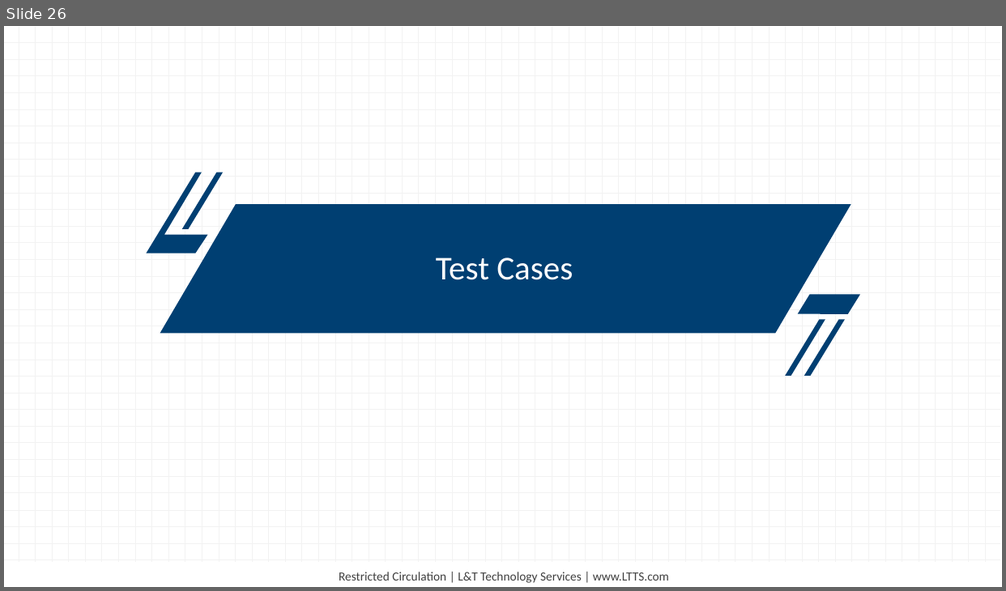
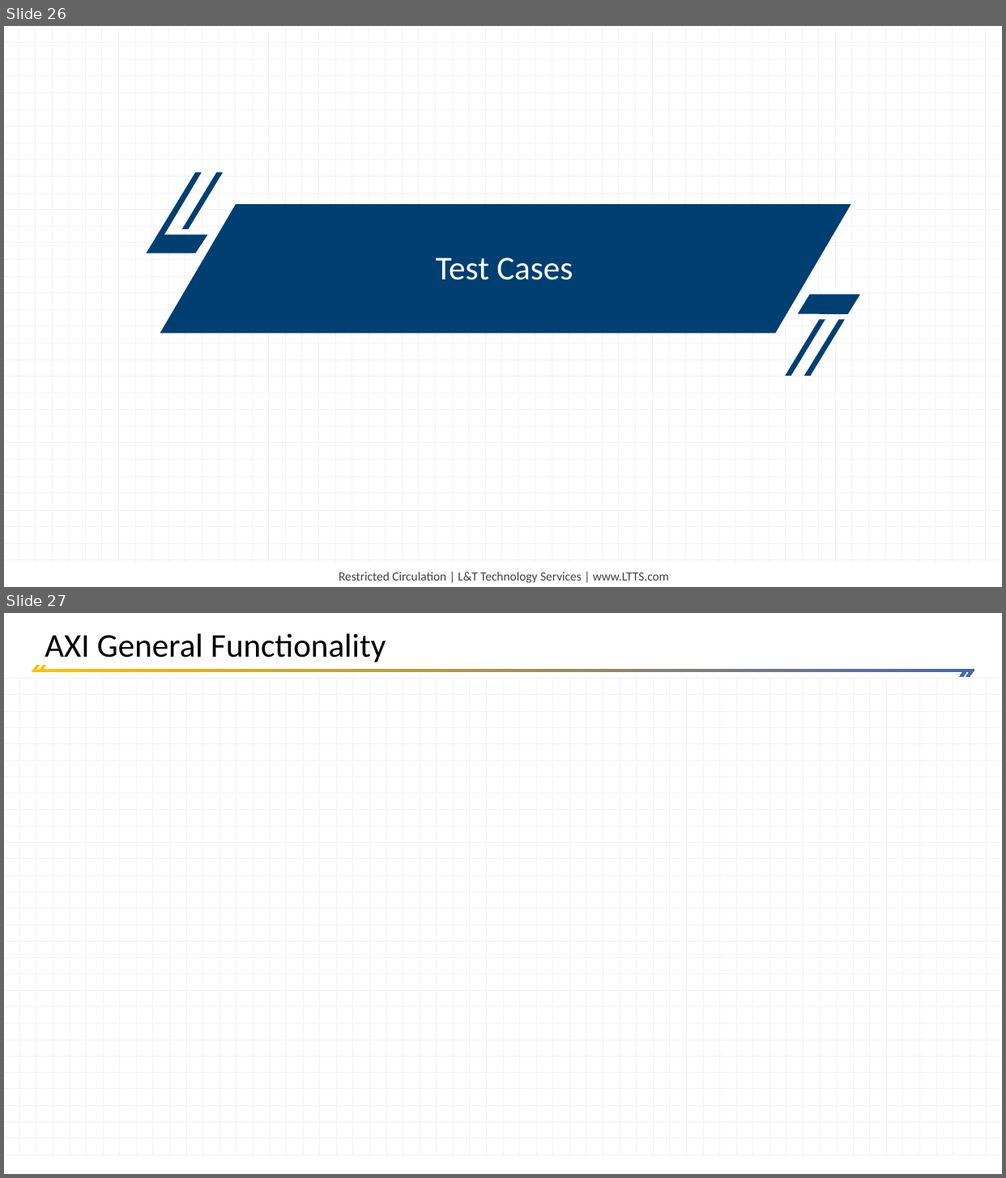
Before and after one commit to Nemiland/axi2spi, a slide deck: Documentation/Presentation/AXI-SPI Presentation.pptx. Shown one above the other, each under a label of ours: slide 26 before the commit, slides 26 and 27 after it. The pictures are 1006x591 and 1006x1178 pixels, drawn with LibreOffice and Linux fonts; fonts in the diff are those of the drawing. Boxes give left, top, right and bottom in pixels: in the first picture for what was removed or moved away, otherwise in the second. Text is boxed around its words. In the diff, an @@ line names an element or a change of style, - is before the commit and + after.

```diff
--- a/Documentation/Presentation/AXI-SPI Presentation.pptx
+++ b/Documentation/Presentation/AXI-SPI Presentation.pptx
@@ slide 27 added at [4, 613, 1002, 1174], background #FFFFFF @@
@@ title added at [44, 633, 386, 662], 32 pt, text #000000 @@
+AXI General Functionality
@@ freeform shape added at [31, 665, 968, 677], fill gradient #FFC000 to #4A66AC @@
@@ freeform shape added at [38, 665, 975, 677], fill gradient #FFC000 to #4A66AC @@
@@ group added at [4, 678, 1001, 1156]: 89 lines @@
```
Also in this commit, not shown: 1 slide changed, 5 other slides added.
